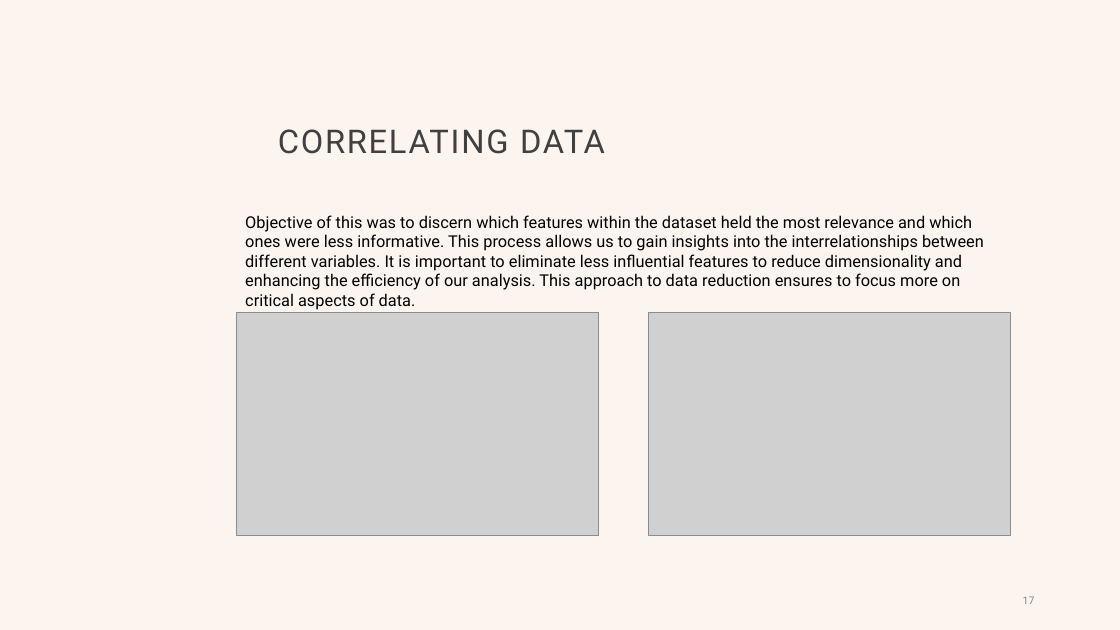
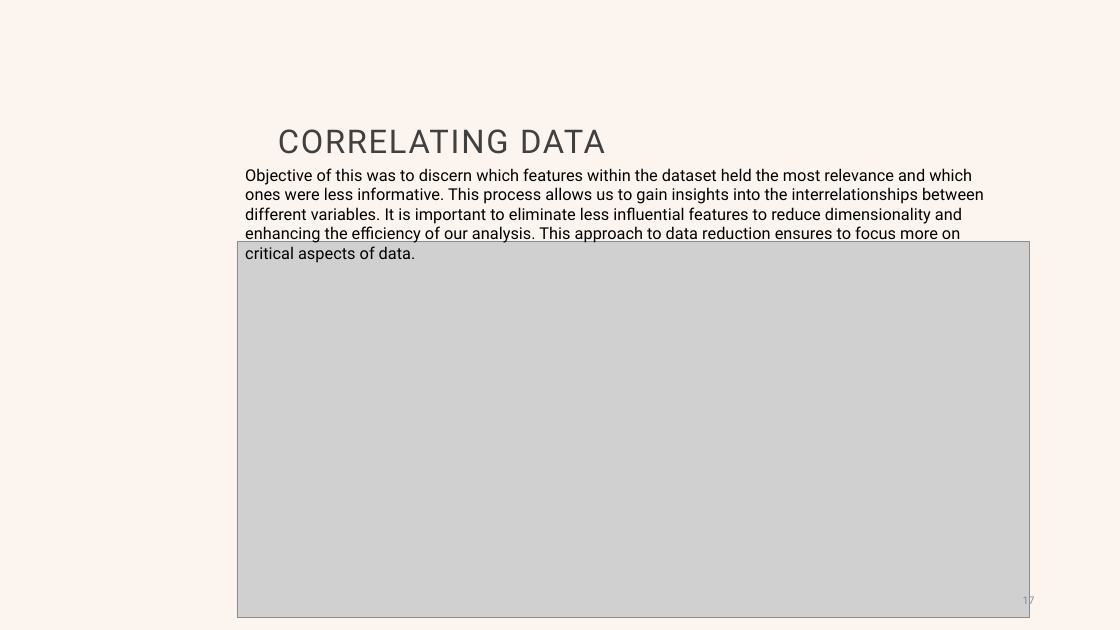
Before and after one commit to Hetansh-patel/used_car_price_prediction, a slide deck: slide 17 of Used Car price prediction.pptx. Drawn at 1120x630 pixels with LibreOffice and Linux fonts; fonts in the diff are those of the drawing; grey boxes stand for pictures; background and template pictures are left out. Boxes give left, top, right and bottom in pixels: in the first picture for what was removed or moved away, otherwise in the second. Text is boxed around its words. In the diff, an @@ line names an element or a change of style, - is before the commit and + after.

```diff
--- a/Used Car price prediction.pptx
+++ b/Used Car price prediction.pptx
@@ text "Objective of this was to ...": place and size @@
-text "Objective of this was to ..." at <box>245,215,984,310</box>
+text "Objective of this was to ..." at <box>245,168,984,263</box>
@@ picture: place and size @@
-picture at <box>649,313,1011,536</box>
+picture at <box>237,241,1029,618</box>
@@ picture removed at <box>236,313,598,536</box> @@
```
Also in this commit, not shown: 4 other slides changed, 2 slides added, 6 slides removed.
